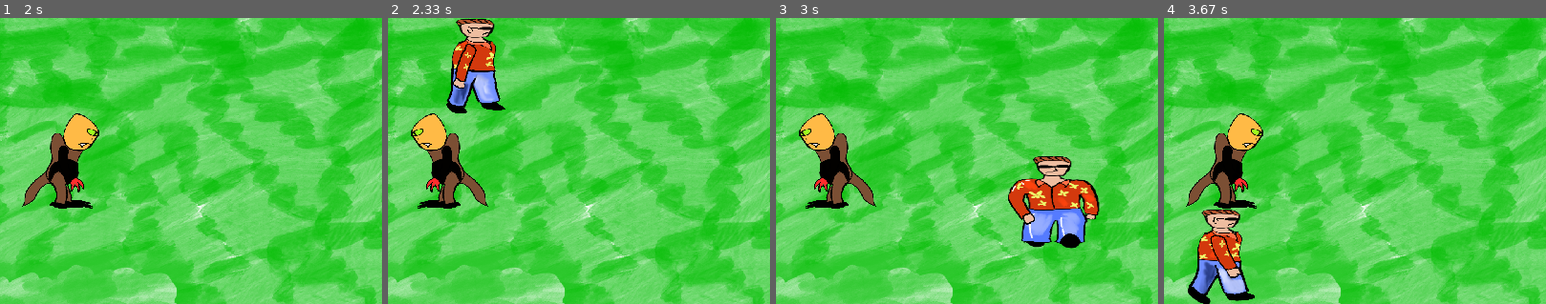
Above: before the commit, frames 1-4 (left to right).
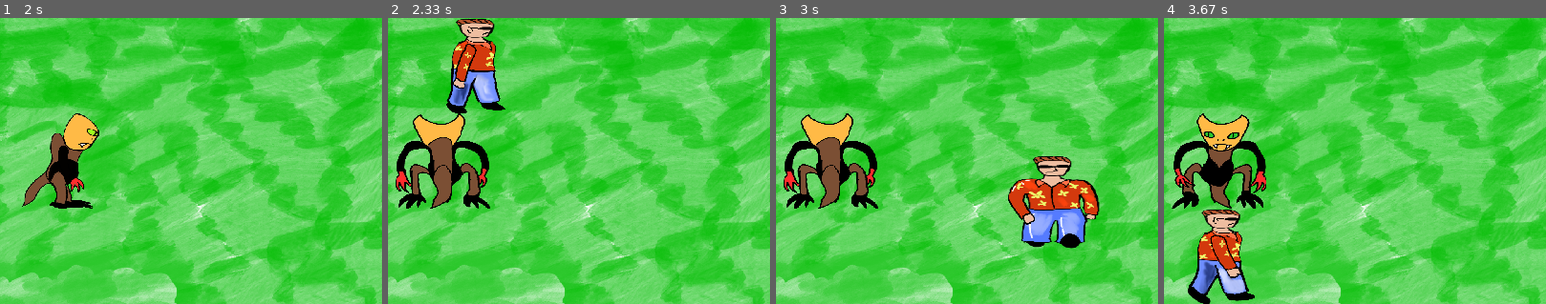
Above: after the commit, the same moments.

Repository: sartep1996/Final_Project_PyGame
Game: pygame game, started from main.py
Two runs of this game, one before a commit and one after it. Both use one fixed random seed, a clock stepped at 60 frames per second and the inputs below.
Inputs:
- Up to frame 1 (2 s): hold A 0.33-0.87 s; hold S 0.9-1.2 s; hold A 1.23-1.63 s; hold W from 1.67 s (still down)
- Up to frame 2 (2.33 s): release W at 2.03 s; hold D from 2.07 s (still down)
- Up to frame 3 (3 s): release D at 2.7 s; hold S from 2.73 s (still down)
- Up to frame 4 (3.67 s): release S at 3.1 s; hold A 3.13-3.6 s; hold D from 3.63 s (still down)
The pictures show only the part of the screen within x 15-65%, y 17-67%; the shares and areas given below are measured in that part.

Frame 1 is identical in both runs. In frame 2, 4.1% of the frame differs, in the area x 2-27%, y 33-67%; in frame 3, 4.1%; in frame 4, 4.6%.

Commit message:
Finally fixed monster turning

Diff:
--- a/main.py
+++ b/main.py
@@ -39,8 +39,13 @@
     player.main_player_movement()
     player.animate()
 
+    player_rect = player.player_rect # Assuming you have a player object with a rect attribute
+
     monster1.monster_update(player.player_rect)
     monster1.monster_animate()
+
+
+
 
     boundries(player.player_rect)
     boundries(monster1.monster_rect)
--- a/monster_1.py
+++ b/monster_1.py
@@ -51,7 +51,7 @@
         self.monster_rect.topleft = (x, y)
 
 
-    def monster_update(self, playerrect):
+    def monster_update(self, player_rect):
         self.x += self.speed * self.direction
         self.monster_rect.x = self.x
 
@@ -69,8 +69,9 @@
             self.x = BOUNDRY_LEFT
             self.direction = 1
 
+        self.monster_collides_with(player_rect)
 
-        self.monster_collides_with_leftright(playerrect)
+
 
 
     def draw_monster(self, screen):
@@ -114,132 +115,28 @@
         else:
             screen.blit(self.monster_image_down_still, self.monster_rect)
 
+    def monster_collides_with(self, player_rect):
+        if self.monster_rect.colliderect(player_rect):
+            player_center = player_rect.center
+            monster_center = self.monster_rect.center
 
+            dx = player_center[0] - monster_center[0]
+            dy = player_center[1] - monster_center[1]
 
-
-    def monster_collides_with_leftright(self, playerrect):
-        if self.monster_rect.colliderect(playerrect):
-            if self.direction == 1 and self.monster_rect.right > playerrect.left:
-                self.direction = 0
-                self.monster_rect.right = playerrect.left
-                self.last_moved = self.monster_image_left_still
-
-            elif self.direction == -1 and self.monster_rect.left < playerrect.right:
-                self.direction = 0
-                self.monster_rect.left = playerrect.right
-                self.last_moved = self.monster_image_right_still
-
-            elif self.direction == 0:
-                if self.monster_rect.centerx < playerrect.centerx:
+            if abs(dx) > abs(dy):
+                if dx > 0:
                     self.direction = 0
                     self.last_moved = self.monster_image_left_still
                 else:
                     self.direction = 0
                     self.last_moved = self.monster_image_right_still
-
-            elif self.direction == 0 or (self.direction != 0 and self.monster_rect.bottom > playerrect.top):
-                self.direction = 0
-                self.monster_rect.bottom = playerrect.top
-                self.last_moved = self.monster_image_up_still
-
-            elif self.direction == 0 or (self.direction != 0 and self.monster_rect.top < playerrect.bottom):
-                self.direction = 0
-                self.monster_rect.top = playerrect.bottom
-                self.last_moved = self.monster_image_down_still
-
-            elif self.direction == 0:
-                if self.monster_rect.centery > playerrect.centery:
+            else:
+                if dy > 0:
                     self.direction = 0
                     self.last_moved = self.monster_image_down_still
                 else:
                     self.direction = 0
                     self.last_moved = self.monster_image_up_still
-
-
-
-    # def monster_collides_with_leftright(self, playerrect):
-    #     if self.monster_rect.colliderect(playerrect):
-    #         collision_direction = 0  # Initialize the collision direction variable
-
-    #         if self.direction == 1 and self.monster_rect.right > playerrect.left:
-    #             collision_direction = 1  # Collision from the left
-    #             self.monster_rect.right = playerrect.left
-
-    #         elif self.direction == -1 and self.monster_rect.left < playerrect.right:
-    #             collision_direction = -1  # Collision from the right
-    #             self.monster_rect.left = playerrect.right
-
-    #         if collision_direction != 0:
-    #             self.direction = 0  # Stop the monster's movement
-
-    #             if collision_direction == 1:
-    #                 self.last_moved = self.monster_image_left_still
-    #             elif collision_direction == -1:
-    #                 self.last_moved = self.monster_image_right_still
-    #         else:
-    #             if self.direction == 0:
-    #                 if self.monster_rect.centerx < playerrect.centerx:
-    #                     self.last_moved = self.monster_image_left_still
-    #                 else:
-    #                     self.last_moved = self.monster_image_right_still
-
-    #         if collision_direction == 0 or self.direction != 0 and self.monster_rect.bottom > playerrect.top:
-    #             collision_direction = 1  # Collision from the top
-    #             self.monster_rect.bottom = playerrect.top
-    #             self.last_moved = self.monster_image_up_still
-
-    #         elif collision_direction == 0 or self.direction != 0 and self.monster_rect.top < playerrect.bottom:
-    #             collision_direction = -1  # Collision from the bottom
-    #             self.monster_rect.top = playerrect.bottom
-    #             self.last_moved = self.monster_image_down_still
-
-    #         if collision_direction == 1 or collision_direction == -1:
-    #             self.direction = 0  # Stop the monster's movement
-
-    #             if collision_direction == 1:
-    #                 self.last_moved = self.monster_image_up_still
-    #             elif collision_direction == -1:
-    #                 self.last_moved = self.monster_image_down_still
-
-
-
-
-
-
-
-
-
-
-            # if self.direction != 0:
-            #     if self.monster_rect.bottom > playerrect.top:
-            #         self.direction = 0
-            #         self.monster_rect.bottom = playerrect.top
-            #         self.last_moved = self.monster_image_up_still
-            #     elif self.monster_rect.top < playerrect.bottom:
-            #         self.direction = 0
-            #         self.monster_rect.top = playerrect.bottom
-            #         self.last_moved = self.monster_image_down_still
-
-
-
-
-            # if self.direction == 1 or self.direction == -1 and self.monster_rect.bottom > playerrect.top:
-            #     self.direction == 0
-            #     self.monster_rect.bottom = playerrect.top
-            #     self.last_moved = self.monster_image_up_still
-
-            # elif self.direction == 1 or self.direction == -1 and self.monster_rect.top < playerrect.bottom:
-            #     self.direction == 0
-            #     self.monster_rect.top = playerrect.bottom
-            #     self.last_moved = self.monster_image_down_still
-
-            # elif self.direction == 0:
-            #     if self.monster_rect.centerx < playerrect.centerx:
-            #         self.direction = 0
-            #         self.last_moved = self.monster_image_up_still
-            #     else:
-            #         self.direction = 0
-            #         self.last_moved = self.monster_image_down_still
 
 
 
--- a/player_movement.py
+++ b/player_movement.py
@@ -97,6 +97,8 @@
         self.last_moved = ''
         self.last_frame_time = time.time()
 
+
+
     def set_position(self, x, y):
         self.player_rect.topleft = (x, y)
 
